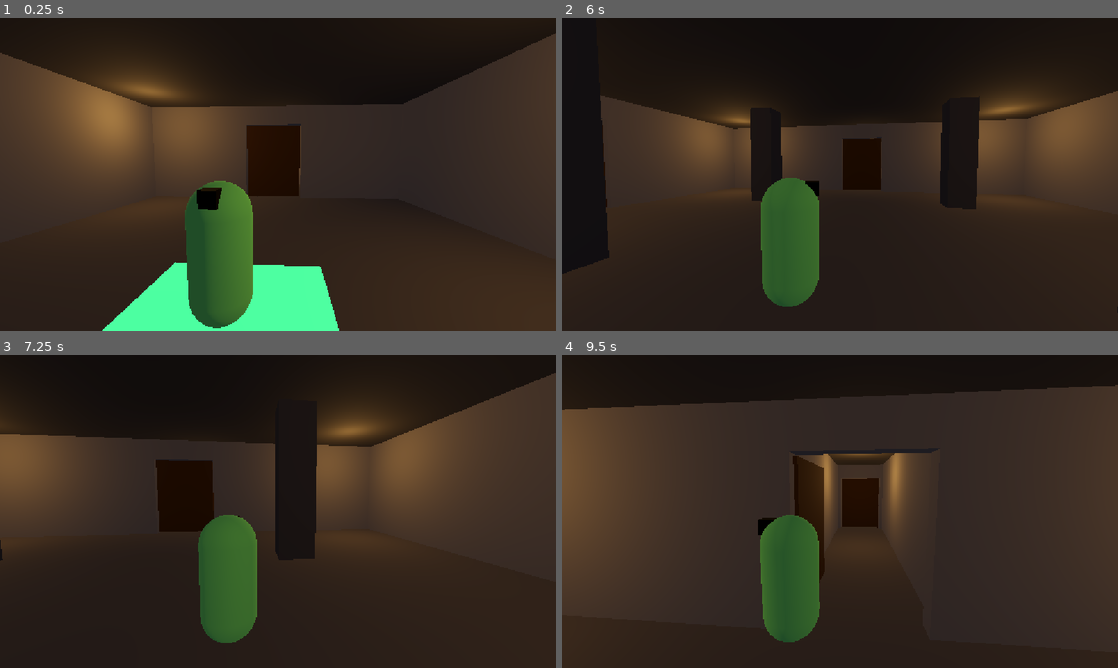
Above: before the commit, frames 1-4 (two rows, left to right).
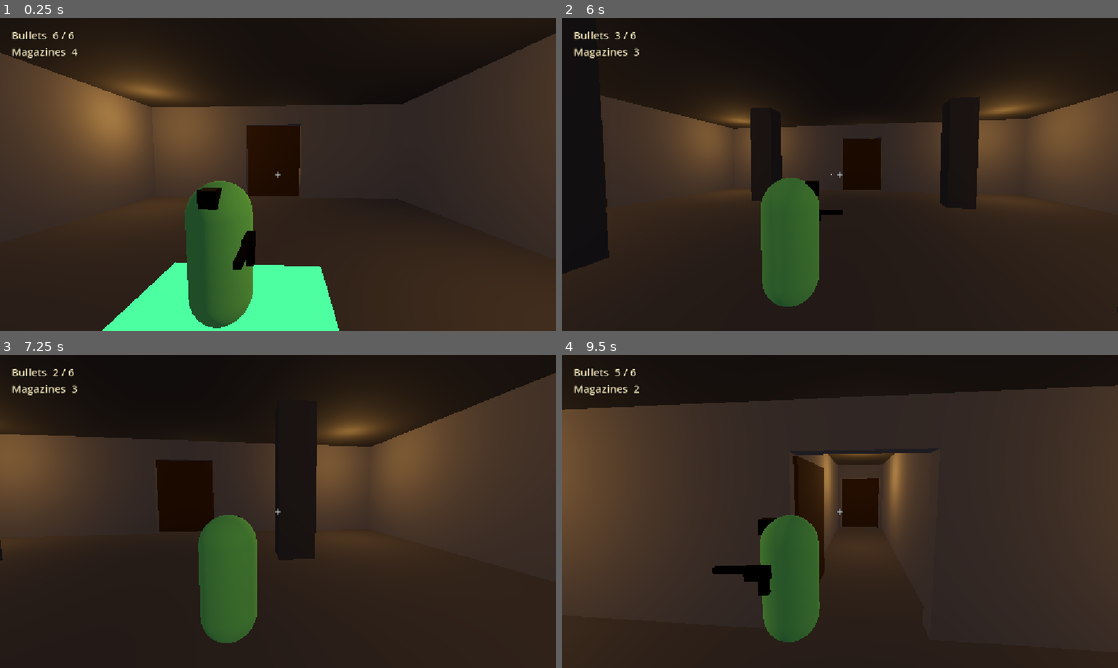
Above: after the commit, the same moments.

Repository: AdityaSrivastava27/godot-3d-dungeon-game-new
Game: Godot game, scene res://Scenes/Main.tscn
Same seed, same stepped clock (60 frames per second), same inputs: the game is played once before the commit and once after it.
Inputs (mouse positions are in pixels of both pictures, inside the frame that each line leads up to):
- Up to frame 1 (0.25 s): no input
- Up to frame 2 (6 s): tap Enter (ui_accept) at 0.5, 0.77, 1.52, 3.02, 3.77, 4.52 s; move the mouse to (867, 174) at 0.52 s; press the mouse at (867, 174) at 0.53 s; hold W (move_forward) 0.53-5.78 s; move the mouse to (812, 174) at 1.27 s; release the mouse at (812, 174) at 1.28 s; click (812, 174) at 1.35 s; move the mouse to (851, 168) at 2.02 s; press the mouse at (851, 168) at 2.03 s; move the mouse to (834, 180) at 2.77 s; release the mouse at (834, 180) at 2.78 s; click (834, 180) at 2.85 s; move the mouse to (878, 177) at 3.52 s; press the mouse at (878, 177) at 3.53 s; tap R (reload, bound only after the commit) at 4.15 s; move the mouse to (795, 171) at 4.27 s; release the mouse at (795, 171) at 4.28 s; click (795, 171) at 4.35 s; move the mouse to (845, 174) at 5.02 s; press the mouse at (845, 174) at 5.03 s; move the mouse to (817, 168) at 5.77 s; release the mouse at (817, 168) at 5.78 s; hold D (move_right) from 5.78 s (still down); click (817, 168) at 5.85 s
- Up to frame 3 (7.25 s): tap Enter (ui_accept) at 6.02, 6.77 s; move the mouse to (305, 511) at 6.52 s; release D (move_right) at 6.53 s; press the mouse at (305, 511) at 6.53 s; hold W (move_forward) from 6.53 s (still down)
- Up to frame 4 (9.5 s): move the mouse to (812, 511) at 7.27 s; release the mouse at (812, 511) at 7.28 s; click (812, 511) at 7.35 s; tap Enter (ui_accept) at 7.52, 9.02 s; move the mouse to (851, 505) at 8.02 s; press the mouse at (851, 505) at 8.03 s; tap R (reload, bound only after the commit) at 8.75 s; move the mouse to (834, 517) at 8.77 s; release W (move_forward) at 8.78 s; release the mouse at (834, 517) at 8.78 s; hold A (move_left) from 8.78 s (still down); click (834, 517) at 8.85 s

The runs differ from the first frame. In frame 1, 0.6% of the frame differs, in the area x 2-51%, y 4-81%; in frame 2, 0.4%; in frame 3, 0.3%; in frame 4, 0.8%, in the area x 2-51%, y 4-77%.

Commit message:
Add the player's gun: magazines, bullets, reload and crosshair
The player starts with five magazines of six rounds. The first is chambered
at once, leaving four spares. Left mouse fires and spends a bullet; an empty
magazine ignores the trigger. R swaps in a fresh magazine at the cost of one
spare, and is refused with no spares left or when the loaded magazine is
already full, which would throw a magazine away for nothing.

The HUD mirrors both counts off the gun's ammo_changed signal rather than
polling, and a crosshair marks the centre of the screen. The shot is traced
from the camera, so it lands exactly where that crosshair points.

Beyond the spec: a muzzle flash and a brief spark at the point of impact,
without which firing has no visible effect - there is nothing to shoot at in
the level yet.

Co-Authored-By: Claude Opus 5 <noreply@anthropic.com>

Diff:
--- a/Scenes/Main.tscn
+++ b/Scenes/Main.tscn
@@ -3,6 +3,8 @@
 [ext_resource type="Script" uid="uid://ctx551w8kh256" path="res://Scripts/player.gd" id="1_glv2v"]
 [ext_resource type="Script" uid="uid://bl8ey8rgmbcmb" path="res://Scripts/camera.gd" id="2_uu6xs"]
 [ext_resource type="Script" uid="uid://djo272vdkdncr" path="res://Scripts/door.gd" id="4_door"]
+[ext_resource type="Script" path="res://Scripts/gun.gd" id="5_gun"]
+[ext_resource type="Script" path="res://Scripts/hud.gd" id="6_hud"]
 
 [sub_resource type="Environment" id="env_castle"]
 background_mode = 1
@@ -61,6 +63,20 @@
 
 [sub_resource type="BoxMesh" id="mesh_marker"]
 
+[sub_resource type="StandardMaterial3D" id="mat_gun"]
+albedo_color = Color(0.16, 0.16, 0.18, 1)
+metallic = 0.7
+roughness = 0.35
+
+[sub_resource type="BoxMesh" id="mesh_gun_body"]
+size = Vector3(0.11, 0.17, 0.3)
+
+[sub_resource type="BoxMesh" id="mesh_gun_grip"]
+size = Vector3(0.09, 0.22, 0.12)
+
+[sub_resource type="BoxMesh" id="mesh_gun_barrel"]
+size = Vector3(0.07, 0.07, 0.4)
+
 [node name="Main" type="Node3D" unique_id=1397884888]
 
 [node name="WorldEnvironment" type="WorldEnvironment" parent="." unique_id=2143580184]
@@ -618,3 +634,63 @@
 transform = Transform3D(0.2, 0, 0, 0, 0.2, 0, 0, 0, 0.2, 0, 0.75, 0.3)
 material_override = SubResource("mat_marker")
 mesh = SubResource("mesh_marker")
+
+[node name="Gun" type="Node3D" parent="Player" unique_id=1900100001 groups=["gun"]]
+transform = Transform3D(1, 0, 0, 0, 1, 0, 0, 0, 1, 0.42, 0.25, 0.3)
+script = ExtResource("5_gun")
+
+[node name="Body" type="MeshInstance3D" parent="Player/Gun" unique_id=1900100002]
+material_override = SubResource("mat_gun")
+mesh = SubResource("mesh_gun_body")
+
+[node name="Grip" type="MeshInstance3D" parent="Player/Gun" unique_id=1900100003]
+transform = Transform3D(1, 0, 0, 0, 1, 0, 0, 0, 1, 0, -0.16, -0.07)
+material_override = SubResource("mat_gun")
+mesh = SubResource("mesh_gun_grip")
+
+[node name="Barrel" type="MeshInstance3D" parent="Player/Gun" unique_id=1900100004]
+transform = Transform3D(1, 0, 0, 0, 1, 0, 0, 0, 1, 0, 0.035, 0.33)
+material_override = SubResource("mat_gun")
+mesh = SubResource("mesh_gun_barrel")
+
+[node name="Muzzle" type="Marker3D" parent="Player/Gun" unique_id=1900100005]
+transform = Transform3D(1, 0, 0, 0, 1, 0, 0, 0, 1, 0, 0.035, 0.55)
+
+[node name="Flash" type="OmniLight3D" parent="Player/Gun/Muzzle" unique_id=1900100006]
+visible = false
+light_color = Color(1, 0.84, 0.5, 1)
+light_energy = 6.0
+omni_range = 4.0
+
+[node name="HUD" type="CanvasLayer" parent="." unique_id=1900100007]
+script = ExtResource("6_hud")
+
+[node name="AmmoLabel" type="Label" parent="HUD" unique_id=1900100008]
+offset_left = 24.0
+offset_top = 20.0
+offset_right = 380.0
+offset_bottom = 130.0
+theme_override_colors/font_color = Color(1, 0.93, 0.75, 1)
+theme_override_colors/font_outline_color = Color(0, 0, 0, 1)
+theme_override_constants/outline_size = 6
+theme_override_font_sizes/font_size = 22
+text = "Bullets  6 / 6\nMagazines  4"
+
+[node name="Crosshair" type="Label" parent="HUD" unique_id=1900100009]
+anchor_left = 0.5
+anchor_top = 0.5
+anchor_right = 0.5
+anchor_bottom = 0.5
+offset_left = -10.0
+offset_top = -16.0
+offset_right = 10.0
+offset_bottom = 16.0
+grow_horizontal = 2
+grow_vertical = 2
+theme_override_colors/font_color = Color(1, 1, 1, 0.75)
+theme_override_colors/font_outline_color = Color(0, 0, 0, 0.8)
+theme_override_constants/outline_size = 4
+theme_override_font_sizes/font_size = 26
+text = "+"
+horizontal_alignment = 1
+vertical_alignment = 1
--- /dev/null
+++ b/Scripts/gun.gd
@@ -0,0 +1,122 @@
+class_name Gun
+extends Node3D
+
+## Hitscan pistol carried by the player.
+##
+## Ammo model: the player carries the magazine loaded in the gun plus a number
+## of spares. The first magazine is chambered when the game starts, so it comes
+## out of the starting count and the reserve begins one lower. Reloading (R)
+## swaps in a fresh magazine and spends one spare; rounds left in the old
+## magazine are lost, as with a real magazine swap. Firing on an empty magazine
+## does nothing -- the player has to reload first.
+
+## Emitted whenever either count changes, so the HUD never has to poll.
+signal ammo_changed(bullets: int, magazines: int)
+
+const MAGAZINE_SIZE := 6
+const STARTING_MAGAZINES := 5
+
+const SHOT_RANGE := 100.0
+const FLASH_TIME := 0.05    # how long the muzzle light stays lit
+const IMPACT_TIME := 0.15   # how long the spark at the hit point lives
+
+# The first magazine is loaded at start, so the reserve starts one short.
+var bullets: int = MAGAZINE_SIZE
+var magazines: int = STARTING_MAGAZINES - 1
+
+@onready var flash: OmniLight3D = $Muzzle/Flash
+@onready var _player: CharacterBody3D = get_parent()
+@onready var _camera: Camera3D = _player.get_node_or_null("CameraPivot/Camera3D")
+
+
+func _ready() -> void:
+	if flash != null:
+		flash.visible = false
+
+
+func _unhandled_input(event: InputEvent) -> void:
+	if event.is_action_pressed("fire"):
+		fire()
+	elif event.is_action_pressed("reload"):
+		reload()
+
+
+## Spends one bullet and shoots. Returns false on an empty magazine, where the
+## trigger pull is simply ignored.
+func fire() -> bool:
+	if bullets <= 0:
+		return false
+
+	bullets -= 1
+	ammo_changed.emit(bullets, magazines)
+	_shoot()
+	_show_flash()
+	return true
+
+
+## Swaps in a fresh magazine at the cost of one spare. Refused with no spares
+## left, and when the loaded magazine is already full -- that would throw a
+## whole magazine away for nothing.
+func reload() -> bool:
+	if magazines <= 0 or bullets >= MAGAZINE_SIZE:
+		return false
+
+	magazines -= 1
+	bullets = MAGAZINE_SIZE
+	ammo_changed.emit(bullets, magazines)
+	return true
+
+
+# The shot is traced from the player's camera rather than the muzzle so it
+# lands where the crosshair is pointing, which is what the player aims with.
+func _shoot() -> void:
+	if _camera == null:
+		return
+
+	var from: Vector3 = _camera.global_position
+	var to: Vector3 = from - _camera.global_transform.basis.z * SHOT_RANGE
+
+	var query := PhysicsRayQueryParameters3D.create(from, to)
+	query.collide_with_areas = false
+	query.collide_with_bodies = true
+	query.exclude = [_player.get_rid()]
+
+	var hit := get_world_3d().direct_space_state.intersect_ray(query)
+	if not hit.is_empty():
+		_spawn_impact(hit.position)
+
+
+# A brief spark where the shot landed, so a hit is visible without any
+# enemies in the level yet.
+func _spawn_impact(at: Vector3) -> void:
+	var sphere := SphereMesh.new()
+	sphere.radius = 0.05
+	sphere.height = 0.1
+
+	var mat := StandardMaterial3D.new()
+	mat.albedo_color = Color(1.0, 0.85, 0.4)
+	mat.emission_enabled = true
+	mat.emission = Color(1.0, 0.75, 0.25)
+	mat.emission_energy_multiplier = 4.0
+
+	var spark := MeshInstance3D.new()
+	spark.mesh = sphere
+	spark.material_override = mat
+
+	# Parent it to the level rather than the gun so it stays where it hit.
+	_player.get_parent().add_child(spark)
+	spark.global_position = at
+	get_tree().create_timer(IMPACT_TIME).timeout.connect(spark.queue_free)
+
+
+func _show_flash() -> void:
+	if flash == null:
+		return
+
+	flash.visible = true
+	get_tree().create_timer(FLASH_TIME).timeout.connect(_hide_flash)
+
+
+func _hide_flash() -> void:
+	if flash != null:
+		flash.visible = false
--- /dev/null
+++ b/Scripts/hud.gd
@@ -0,0 +1,28 @@
+extends CanvasLayer
+
+## Ammo readout. It mirrors the gun's counts and never changes them itself:
+## the gun announces every change through its ammo_changed signal.
+
+@onready var ammo_label: Label = $AmmoLabel
+
+var _gun: Gun = null
+
+
+func _ready() -> void:
+	_gun = get_tree().get_first_node_in_group("gun") as Gun
+	if _gun == null:
+		ammo_label.text = ""
+		return
+
+	_gun.ammo_changed.connect(_on_ammo_changed)
+	# Draw the starting counts; the signal only covers changes from here on.
+	_on_ammo_changed(_gun.bullets, _gun.magazines)
+
+
+func _on_ammo_changed(bullets: int, magazines: int) -> void:
+	var text := "Bullets  %d / %d\nMagazines  %d" % [bullets, Gun.MAGAZINE_SIZE, magazines]
+
+	if bullets == 0:
+		text += "\nOUT OF AMMO" if magazines == 0 else "\nEmpty - press R to reload"
+
+	ammo_label.text = text
--- a/project.godot
+++ b/project.godot
@@ -47,6 +47,17 @@
 ]
 }
 
+fire={
+"deadzone": 0.2,
+"events": [Object(InputEventMouseButton,"resource_local_to_scene":false,"resource_name":"","device":-1,"window_id":0,"alt_pressed":false,"shift_pressed":false,"ctrl_pressed":false,"meta_pressed":false,"button_mask":0,"position":Vector2(0, 0),"global_position":Vector2(0, 0),"factor":1.0,"button_index":1,"canceled":false,"pressed":false,"double_click":false,"script":null)
+]
+}
+reload={
+"deadzone": 0.2,
+"events": [Object(InputEventKey,"resource_local_to_scene":false,"resource_name":"","device":-1,"window_id":0,"alt_pressed":false,"shift_pressed":false,"ctrl_pressed":false,"meta_pressed":false,"pressed":false,"keycode":0,"physical_keycode":82,"key_label":0,"unicode":114,"location":0,"echo":false,"script":null)
+]
+}
+
 [physics]
 
 3d/physics_engine="Jolt Physics"
Not shown, added: Scripts/gun.gd.uid
Not shown, added: Scripts/hud.gd.uid
